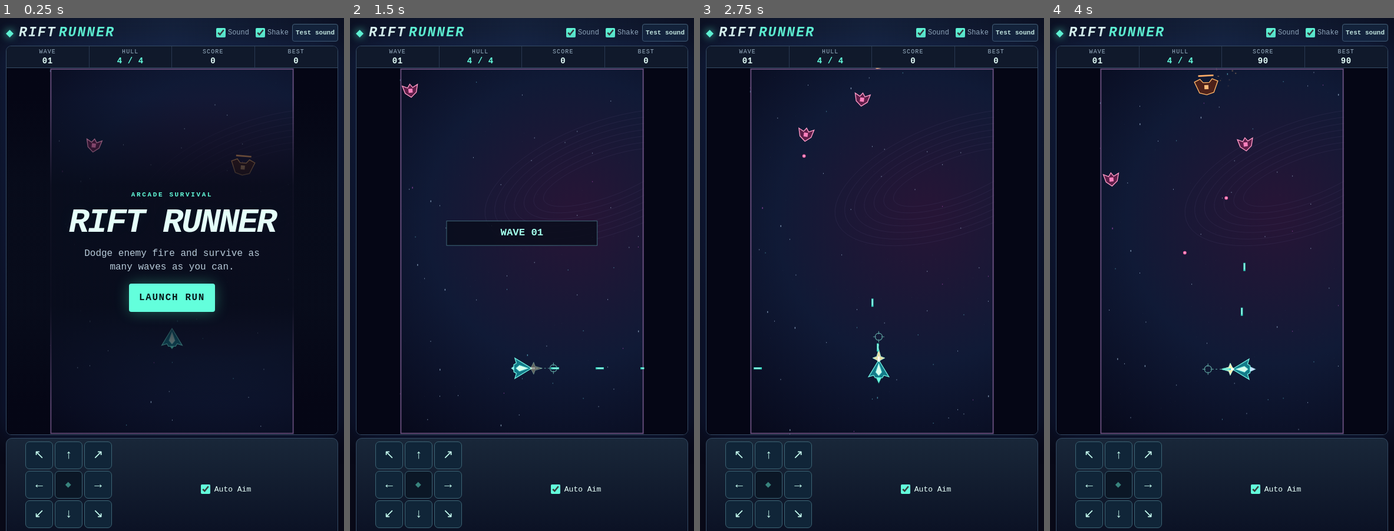
Above: before the commit, frames 1-4 (left to right).
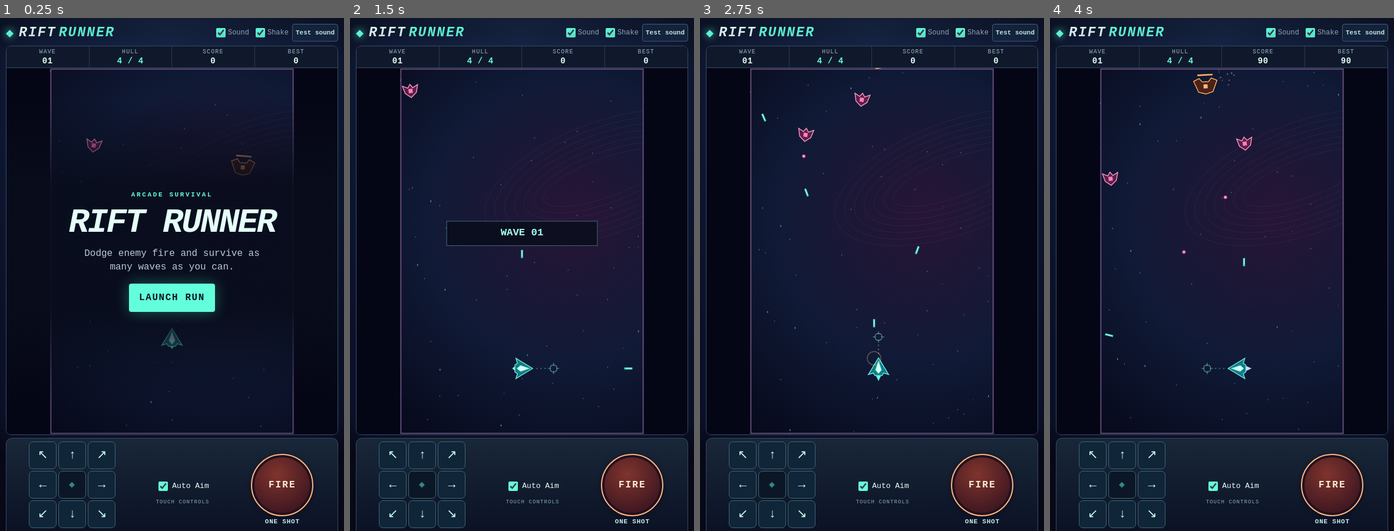
Above: after the commit, the same moments.

Repository: gambizt3-dev/rift-runner
Game: browser game, page index.html
Same seed, same stepped clock (60 frames per second), same inputs: the game is played once before the commit and once after it.
Inputs (mouse positions are in pixels of both pictures, inside the frame that each line leads up to):
- Up to frame 1 (0.25 s): no input
- Up to frame 2 (1.5 s): click "LAUNCH RUN" at 0.27 s; hold Right from 1.03 s (still down); click (522, 289) at 1.07 s; tap Space at 1.1 s
- Up to frame 3 (2.75 s): release Right at 1.53 s; hold Down 1.58-1.85 s; tap Space at 1.6, 2.1, 2.6 s; click (806, 212) at 1.67 s; hold Left 1.9-2.47 s; click (982, 484) at 2.02 s, where only the run after the commit has a clickable "FIRE"; click (937, 197) at 2.27 s; tap D at 2.52 s; hold Up from 2.52 s (still down)
- Up to frame 4 (4 s): release Up at 2.82 s; click (1270, 325) at 2.87 s; hold Right 2.87-3.53 s; tap Space at 3.1, 3.6 s; click (1139, 341) at 3.47 s; tap A at 3.52 s; hold Up 3.58-3.82 s; hold Left from 3.87 s (still down)

The runs differ from the first frame. In frame 1, 2.4% of the frame differs, in the area x 7-92%, y 82-100%; in frame 2, 2.8%; in frame 3, 2.7%; in frame 4, 2.9%, in the area x 7-92%, y 9-100%.

Commit message:
Make Rift Runner fire one shot per trigger

Diff:
--- a/game.js
+++ b/game.js
@@ -1,6 +1,6 @@
 'use strict';
 (() => {
-const canvas=document.getElementById('game'),hud=document.ge …(161 unchanged characters)… mPad=document.getElementById('aim-pad'),soundSwitch=document.getElementById('sou …(246 unchanged characters)…
+const canvas=document.getElementById('game'),hud=document.ge …(161 unchanged characters)… mPad=document.getElementById('aim-pad'),fireButton=document.getElementById('fire-button'),soundSwitch=document.getElementById('sou …(246 unchanged characters)…
 if(!canvas||!hud||!overlay)return;
 const g=canvas.getContext('2d',{alpha:false});
 if(!g){overlay.textContent='This browser cannot display the game canvas.';return;}
@@ -145,18 +145,18 @@
 function showAimMode(){
  if(aimSwitch)aimSwitch.checked=autoAim;
  if(deck)deck.dataset.mode=autoAim?'auto':'manual';
- if(touchHelp)touchHelp.textContent=autoAim?'Hold a direction button to dodge. Your ship aims and fires at visible enemies.':'Hold a direction button to fly; use Aim & fire to shoot. A centre tap on Aim fires in the last direction.';
+ if(touchHelp)touchHelp.textContent=autoAim?'Hold a direction to steer. Tap FIRE for one shot. Auto Aim only tracks.':'Hold a direction to steer. Drag to aim and release for one shot. Tap the centre to shoot straight ahead.';
 }
 showAimMode();
 aimSwitch?.addEventListener('change',()=>{
- autoAim=aimSwitch.checked;autoLock=null;tapAim=null;
+ autoAim=aimSwitch.checked;autoLock=null;
  const old=aimPtr;aimPtr=null;showStick(aimPad);
  if(old){try{aimPad?.releasePointerCapture?.(old.id);}catch{}}
  try{localStorage.setItem(aimKey,autoAim?'auto':'manual');}catch{}
  showAimMode();
 });
 const stars=Array.from({length:150},(_,i)=>({x:(i*107+i*i*11)%W,y:(i*173+i*i*7)%H,r:i%17===0?1.65:i%3===0?1.04:.44,d:18+(i%13)*7,h:i%5===0?'#67c3d6':i%7===0?'#b853c2':'#b4d1ed'}));
-let best=past(),state='menu',p,wave,score,remaining,spawnIn,shotDue,elapsed=0,last=0,flash=0,shake=0,frame=0,nextWaveIn=0,waveCue=0,movePtr=null,moveKey=null,movePulse=null,heldMove=null,aimPtr=null,mousePtr=null,mousePoint=null,tapAim=null,scale=1,dx=0,dy=0,cssScale=1,viewW=1,viewH=1,hiDpi=1;
+let best=past(),state='menu',p,wave,score,remaining,spawnIn,elapsed=0,last=0,flash=0,shake=0,frame=0,nextWaveIn=0,waveCue=0,movePtr=null,moveKey=null,movePulse=null,heldMove=null,aimPtr=null,scale=1,dx=0,dy=0,cssScale=1,viewW=1,viewH=1,hiDpi=1;
 let shots=[],foeShots=[],foes=[],sparks=[],rings=[],recoil=0;
 const kick=amount=>{shake=Math.max(shake,amount);};
 const keys=new Set();
@@ -171,20 +171,20 @@
  overlay.hidden=false;overlay.innerHTML='<p class="rift-kicker">'+kicker+'</p><h2>'+title+'</h2><p>'+copy+'</p>'+button(label,action,action==='start'?'start':'');
 }
 function clearInput(){
- const release=[[movePad,movePtr?.id],[aimPad,aimPtr?.id],[canvas,mousePtr]];
- keys.clear();movePtr=null;moveKey=null;movePulse=null;aimPtr=null;mousePtr=null;mousePoint=null;tapAim=null;autoLock=null;
+ const release=[[movePad,movePtr?.id],[aimPad,aimPtr?.id]];
+ keys.clear();movePtr=null;moveKey=null;movePulse=null;aimPtr=null;autoLock=null;
  paintMove();showStick(aimPad);
  for(const [pad,id] of release)if(id!==null&&id!==undefined){try{pad?.releasePointerCapture?.(id);}catch{}}
 }
 function record(){if(score>best){best=score;try{localStorage.setItem(save,String(best));}catch{}}}
 function liveFocus(){canvas.focus({preventScroll:true});}
 function start(){
- p={x:W/2,y:H*.82,hp:4,max:4,speed:245,damage:1,cool:.18,inv:0,vx:0,vy:0,aim:-Math.PI/2};
+ p={x:W/2,y:H*.82,hp:4,max:4,speed:245,damage:1,inv:0,vx:0,vy:0,aim:-Math.PI/2};
  score=0;wave=1;elapsed=0;flash=0;shake=0;recoil=0;clearInput();
  beginWave();liveFocus();
 }
 function beginWave(){
- remaining=Math.min(30,5+wave*2);spawnIn=.25;shotDue=.12;shots=[];foeShots=[];foes=[];sparks=[];rings=[];autoLock=null;
+ remaining=Math.min(30,5+wave*2);spawnIn=.25;shots=[];foeShots=[];foes=[];sparks=[];rings=[];autoLock=null;
  p.inv=Math.max(.4,p.inv);recoil=0;nextWaveIn=0;waveCue=1.25;state='play';overlay.hidden=true;updateHud();
 }
 function dead(){
@@ -212,8 +212,8 @@
  if(['Escape','KeyP'].includes(e.code)&&!e.repeat&&['play','pause'].includes(state)){e.preventDefault();pause();return;}
  if(state!=='play'||!flightKeys.has(e.code)||e.code==='Space'&&document.activeElement!==canvas)return;
  e.preventDefault();selectInput(false);if(!e.repeat)unlockAudio();keys.add(e.code);
- if(!e.repeat&&e.code.startsWith('Arrow')){const [x,y]=keyAim();if(x||y)tapAim=p.aim=Math.atan2(y,x);}
- if(!e.repeat&&e.code==='Space')tapAim=p.aim;
+ if(e.code.startsWith('Arrow')){const [x,y]=keyAim();if(x||y)p.aim=Math.atan2(y,x);}
+ if(!e.repeat&&e.code==='Space')fireShot();
 },{passive:false});
 window.addEventListener('keyup',e=>keys.delete(e.code));
 window.addEventListener('blur',()=>{clearInput();if(state==='play')pause();});
@@ -294,12 +294,12 @@
 if(aimPad){
  const update=e=>{
   const v=stickVector(aimPad,e);Object.assign(aimPtr,v);showStick(aimPad,v);
-  if(v.angle!==null){p.aim=v.angle;if(tapAim!==null)tapAim=p.aim;}
+  if(v.angle!==null)p.aim=v.angle;
  };
  aimPad.addEventListener('pointerdown',e=>{
   if(state!=='play'||e.button>0||autoAim||aimPtr||movePtr?.id===e.pointerId)return;
   e.preventDefault();selectInput(true);unlockAudio();capture(aimPad,e);
-  aimPtr={id:e.pointerId};tapAim=p.aim;update(e);
+  aimPtr={id:e.pointerId};update(e);
  });
  aimPad.addEventListener('pointermove',e=>{
   if(state!=='play'||aimPtr?.id!==e.pointerId)return;
@@ -307,19 +307,32 @@
  });
  for(const event of ['pointercancel','pointerup','lostpointercapture'])aimPad.addEventListener(event,e=>{
   if(aimPtr?.id!==e.pointerId)return;
-  aimPtr=null;if(event!=='pointerup')tapAim=null;showStick(aimPad);
- });
-}
+  if(event==='pointerup'&&state==='play'){
+   unlockAudio();fireShot();
+  }
+  aimPtr=null;showStick(aimPad);
+ });
+ // Keyboard and assistive button activation, separate from pointer releases.
+ aimPad.addEventListener('click',e=>{
+  if(e.detail!==0||aimPtr||autoAim||state!=='play')return;
+  selectInput(true);unlockAudio();fireShot();
+ });
+}
+for(const trigger of [aimPad,fireButton])trigger?.addEventListener('keydown',e=>{
+ if(e.repeat&&['Enter','Space'].includes(e.code))e.preventDefault();
+});
+fireButton?.addEventListener('click',()=>{
+ if(state!=='play'||!autoAim)return;
+ selectInput(true);unlockAudio();fireShot();
+});
 canvas.addEventListener('pointerdown',e=>{
- if(state!=='play'||e.pointerType!=='mouse'||e.button>0||mousePtr!==null)return;
- const q=fieldPoint(e);e.preventDefault();selectInput(false);liveFocus();unlockAudio();mousePtr=e.pointerId;mousePoint=q;p.aim=angleTo(q.x,q.y);tapAim=p.aim;capture(canvas,e);
+ if(state!=='play'||e.pointerType!=='mouse'||e.button!==0)return;
+ const q=fieldPoint(e);e.preventDefault();selectInput(false);liveFocus();unlockAudio();
+ p.aim=angleTo(q.x,q.y);fireShot();
 });
 canvas.addEventListener('pointermove',e=>{
- if(state!=='play'||e.pointerType!=='mouse')return;
- const q=fieldPoint(e);mousePoint=q;if(!aimPtr&&!usingAutoAim())p.aim=angleTo(q.x,q.y);
-});
-for(const event of ['pointercancel','pointerup','lostpointercapture'])canvas.addEventListener(event,e=>{
- if(mousePtr===e.pointerId){mousePtr=null;if(event!=='pointerup')tapAim=null;}
+ if(state!=='play'||e.pointerType!=='mouse'||aimPtr||usingAutoAim())return;
+ const q=fieldPoint(e);p.aim=angleTo(q.x,q.y);
 });
 function layout(){
  const box=canvas.getBoundingClientRect();
@@ -367,8 +380,17 @@
  if(nearest&&autoLock&&visible(autoLock)&&foes.includes(autoLock)&&distance(autoLock)<=bestDistance*1.30)return autoLock;
  autoLock=nearest;return autoLock;
 }
+// Only explicit input events can call this. Aiming never pulls the trigger.
+function fireShot(){
+ if(state!=='play'||document.hidden)return;
+ const target=autoTarget();
+ if(target)p.aim=Math.atan2(target.y-p.y,target.x-p.x);
+ const a=p.aim,ux=Math.cos(a),uy=Math.sin(a),x=p.x+ux*20,y=p.y+uy*20;
+ shots.push({x,y,vx:ux*480,vy:uy*480,a,d:p.damage});
+ sound('shot');recoil=.145;kick(.145);burstRing(x,y,13,'#ffca8c');
+}
 function simulate(dt){
- p.inv-=dt;spawnIn-=dt;shotDue-=dt;waveCue=Math.max(0,waveCue-dt);
+ p.inv-=dt;spawnIn-=dt;waveCue=Math.max(0,waveCue-dt);
  const move=movePtr??moveKey??movePulse;
  const x=move?.x??(Number(has('KeyD'))-Number(has('KeyA'))),y=move?.y??(Number(has('KeyS'))-Number(has('KeyW'))),m=Math.max(1,Math.hypot(x,y));
  if(movePtr)movePtr.held+=dt;else if(moveKey)moveKey.held+=dt;
@@ -386,19 +408,11 @@
  if(py<=top&&p.vy<0||py>=bottom&&p.vy>0)p.vy=0;
  if(nextWaveIn>0){nextWaveIn-=dt;if(nextWaveIn<=0){wave++;beginWave();}}
  if(remaining>0&&spawnIn<=0){enter();remaining--;spawnIn=Math.max(.33,1.04-wave*.055);}
- const [ax,ay]=keyAim(),automatic=usingAutoAim(),target=autoTarget();
+ const target=autoTarget();
  if(target)p.aim=Math.atan2(target.y-p.y,target.x-p.x);
- else if(!automatic){
+ else if(!usingAutoAim()){
+  const [ax,ay]=keyAim();
   if(ax||ay)p.aim=Math.atan2(ay,ax);
-  else if(!aimPtr&&mousePtr!==null&&mousePoint)p.aim=angleTo(mousePoint.x,mousePoint.y);
- }
- const manualHold=ax||ay||aimPtr||mousePtr!==null||has('Space');
- if(shotDue<=0&&(automatic?target:manualHold||tapAim!==null)){
-  const a=automatic||manualHold?p.aim:tapAim;
-  const ux=Math.cos(a),uy=Math.sin(a);p.aim=a;
-  shots.push({x:p.x+ux*20,y:p.y+uy*20,vx:ux*480,vy:uy*480,a,d:p.damage});
-  tapAim=null;sound('shot');recoil=.115;kick(.115);
-  shotDue=p.cool;
  }
  for(const f of foes){
   f.age+=dt;
--- a/index.html
+++ b/index.html
@@ -6,9 +6,9 @@
 <meta name="theme-color" content="#080917">
 <title>Rift Runner</title>
 <meta name="description" content="Fly a small ship through a single arena. Dodge the swarm and survive.">
-<link rel="stylesheet" href="style.css">
+<link rel="stylesheet" href="style.css?v=7">
 <script src="blaster-sfx.js" defer></script>
-<script src="game.js?v=6" defer></script>
+<script src="game.js?v=7" defer></script>
 </head>
 <body>
 <main class="cabinet">
@@ -30,10 +30,13 @@
 <div class="flight-deck" id="flight-deck" data-mode="auto" aria-label="Touch flight controls">
 <div class="pad-side"><div class="dpad" id="move-pad" role="group" aria-label="Eight-way movement" aria-describedby="mo …(703 unchanged characters)…
 <div class="deck-center"><label class="toggle aim-toggle"><input id="aim-mode" type="checkbox" checked> <span>Auto Aim</span></label><small>TOUCH CONTROLS</small></div>
-<div class="pad-side"><button class="pad" id="aim-pad" type="button" aria-label="Aim and fire joystick" aria-describedby="fire-guide"><span class="thumb" aria-hidden="true"></span></button><span id="fire-guide">AIM + FIRE</span></div>
+<div class="pad-side trigger-side">
+<button id="fire-button" type="button" aria-describedby="tap-guide">FIRE</button><span id="tap-guide">ONE SHOT</span>
+<button class="pad" id="aim-pad" type="button" aria-label="Aim and release to fire" aria-describedby="fire-guide"><span class="thumb" aria-hidden="true"></span></button><span id="fire-guide">RELEASE TO FIRE</span>
+</div>
 </div>
 <div class="sound-feedback" id="sound-status" role="status"></div>
-<footer id="controls"><span id="touch-help">Hold a direction. Release to coast.</span><span><b>Desktop</b> WASD to fly · arrows or hold mouse to aim + fire</span></footer>
+<footer id="controls"><span id="touch-help">Hold a direction. Release to coast.</span><span><b>Desktop</b> WASD to fly · arrows to aim · Space or click to fire</span></footer>
 </main>
 </body>
 </html>
--- a/style.css
+++ b/style.css
@@ -50,16 +50,9 @@
 @media(pointer:coarse),(hover:none){
  .deck-center{align-content:center;grid-template-columns:1fr;gap:1px}
  .aim-toggle{color:var(--paper);font-size:13px;min-height:42px}
- .flight-deck[data-mode=auto]{position:relative;justify-content:center}
- .flight-deck[data-mode=auto] .pad-side:last-child{display:none}
- .flight-deck[data-mode=auto] .pad-side:first-child .pad{width:clamp(84px,25vw,112px);height:clamp(84px,25vw,112px)}
- .flight-deck[data-mode=auto] .deck-center{position:absolute;right:7px;top:50%;transform:translateY(-50%);}
- .flight-deck[data-mode=auto] .deck-center small{display:none}
  #controls{font-size:12px}
 }
 @media(pointer:coarse) and (orientation:landscape) and (max-height:530px){
- .flight-deck[data-mode=auto] .pad-side:first-child .pad{width:49px;height:49px}
- .flight-deck[data-mode=auto] .deck-center{right:12px}
 }
 .sound-test{min-height:30px;padding:0 5px;background:#14233a;border:1px solid #46627a;color:#d1f6ec;border-radius:4px;font:700 11px ui-monospace,monospace;white-space:nowrap;cursor:pointer;touch-action:manipulation}
 .sound-feedback{color:#bbd6db;text-align:center;font-size:11px;line-height:1.25}
@@ -71,10 +64,21 @@
  .dpad button,.dpad-centre{border:1px solid #3d6575;border-radius:7px;display:grid;place-items:center;background:#102538;color:#c7fff1;font:800 21px/1 ui-monospace,monospace;padding:0;touch-action:none;user-select:none;-webkit-user-select:none;-webkit-tap-highlight-color:transparent}
  .dpad button:active,.dpad button[data-active=true],.dpad button[aria-pressed=true]{background:#39757b;border-color:#a6fff0;color:#fff}
  .dpad-centre{color:#38847d;font-size:13px;background:#0b1726}
- .flight-deck[data-mode=auto]{justify-content:flex-start;padding-left:clamp(12px,6vw,32px)}
- .flight-deck[data-mode=auto] .deck-center{position:static;transform:none;flex:1}
 }
 @media(pointer:coarse) and (orientation:landscape) and (max-height:530px){
  .dpad{--dpad-size:27px;gap:2px}.dpad button{font-size:15px}
  .stage{height:calc(100svh - 207px - env(safe-area-inset-bottom));min-height:80px}
 }
+
+@media(pointer:coarse),(hover:none){
+ .trigger-side{width:clamp(78px,25vw,111px);flex:0 0 auto;align-content:center}
+ .trigger-side span{white-space:nowrap;letter-spacing:.07em}
+ .flight-deck[data-mode=auto] :is(#aim-pad,#fire-guide),
+ .flight-deck[data-mode=manual] :is(#fire-button,#tap-guide){display:none}
+ #fire-button{width:clamp(72px,22vw,106px);aspect-ratio:1;border:2px solid #ffb583;border-radius:50%;background:radial-gradient(circle at 42% 32%,#7f342d,#3b1520 78%);box-shadow:inset 0 0 0 4px #21111f,0 2px 7px #110c18;color:#fff1d7;font:900 16px/1 ui-monospace,monospace;letter-spacing:.13em;cursor:pointer;touch-action:manipulation;-webkit-tap-highlight-color:transparent}
+ #fire-button:active{background:#a94632;box-shadow:inset 0 0 0 4px #4d2320;color:#fff}
+ .deck-center{min-width:0}
+}
+@media(pointer:coarse) and (orientation:landscape) and (max-height:530px){
+ #fire-button{width:49px;font-size:13px}
+}
